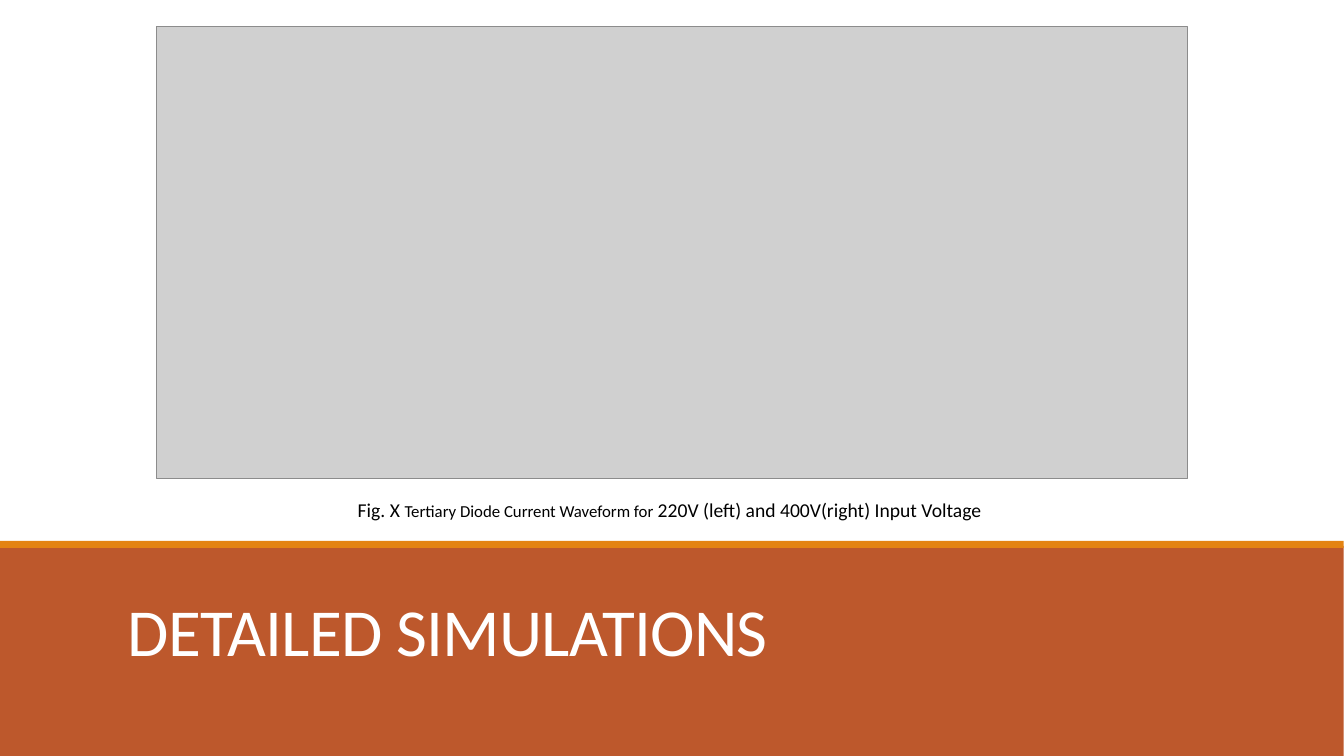
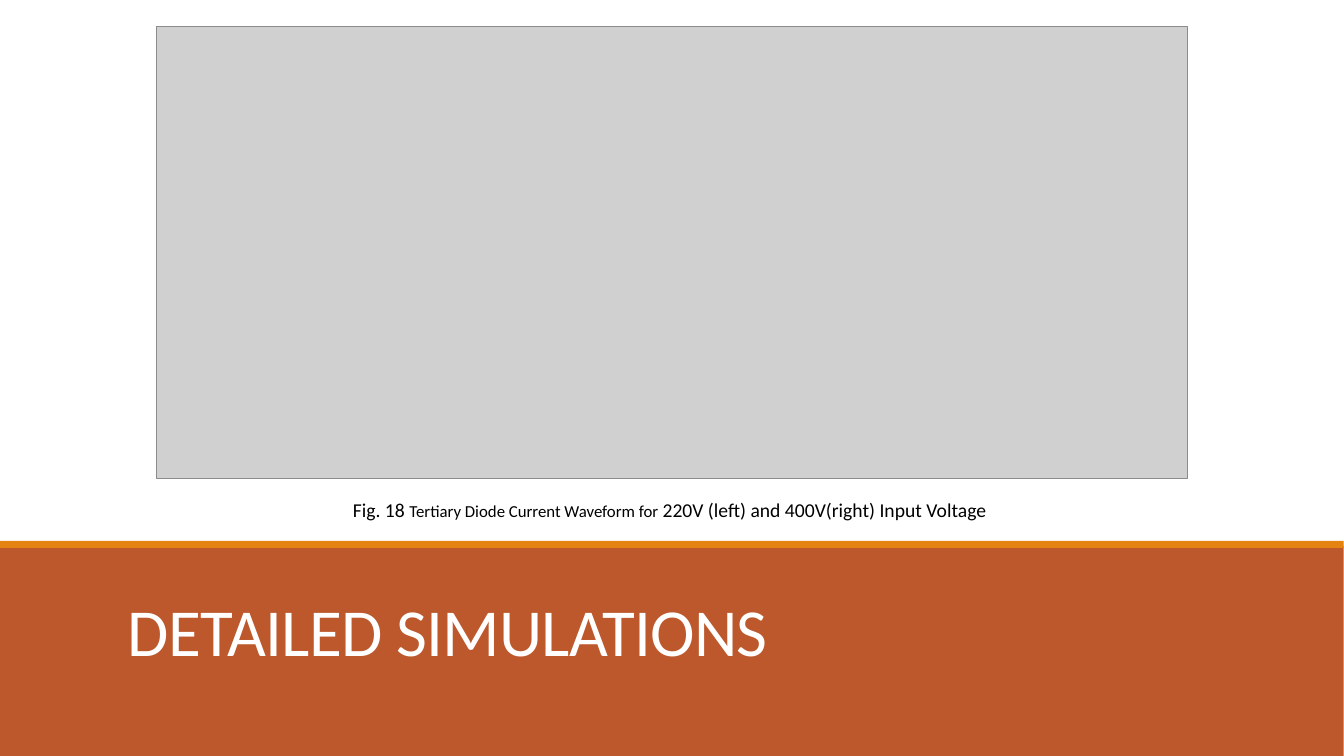
Before and after one commit to EnesCanbolat/EE464_Project, a slide deck: slide 42 of Presentations/464_FB_vs3.pptx. Drawn at 1344x756 pixels with LibreOffice and Linux fonts; fonts in the diff are those of the drawing; grey boxes stand for pictures. Boxes give left, top, right and bottom in pixels: in the first picture for what was removed or moved away, otherwise in the second. Text is boxed around its words. In the diff, an @@ line names an element or a change of style, - is before the commit and + after.

```diff
--- a/Presentations/464_FB_vs3.pptx
+++ b/Presentations/464_FB_vs3.pptx
@@ text at box(353, 503, 986, 521): text changed @@
-Fig. X Tertiary Diode Current Waveform for 220V (left) and 400V(right) Input Voltage
+Fig. 18 Tertiary Diode Current Waveform for 220V (left) and 400V(right) Input Voltage
```
Also in this commit, not shown: 23 other slides changed.
